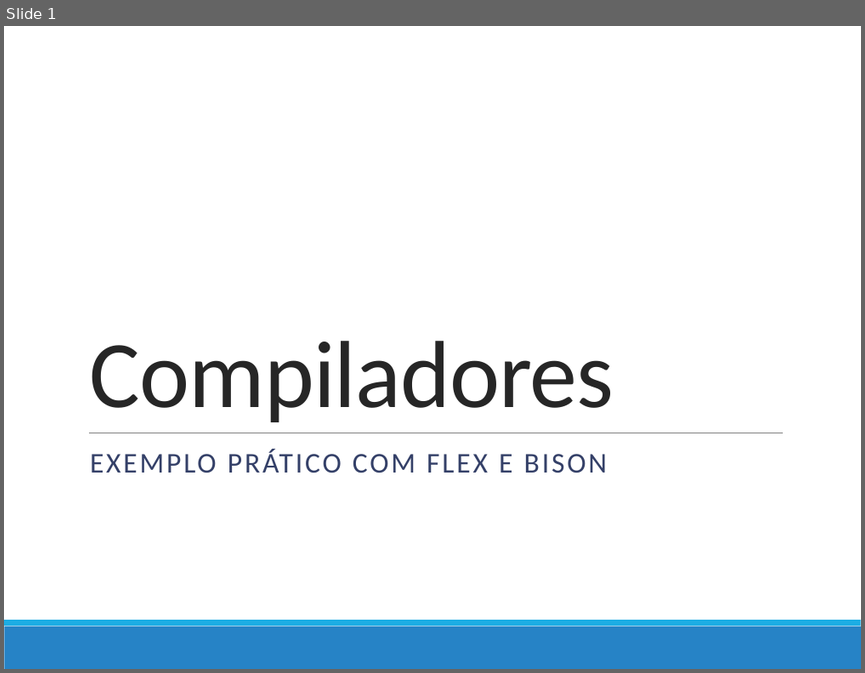
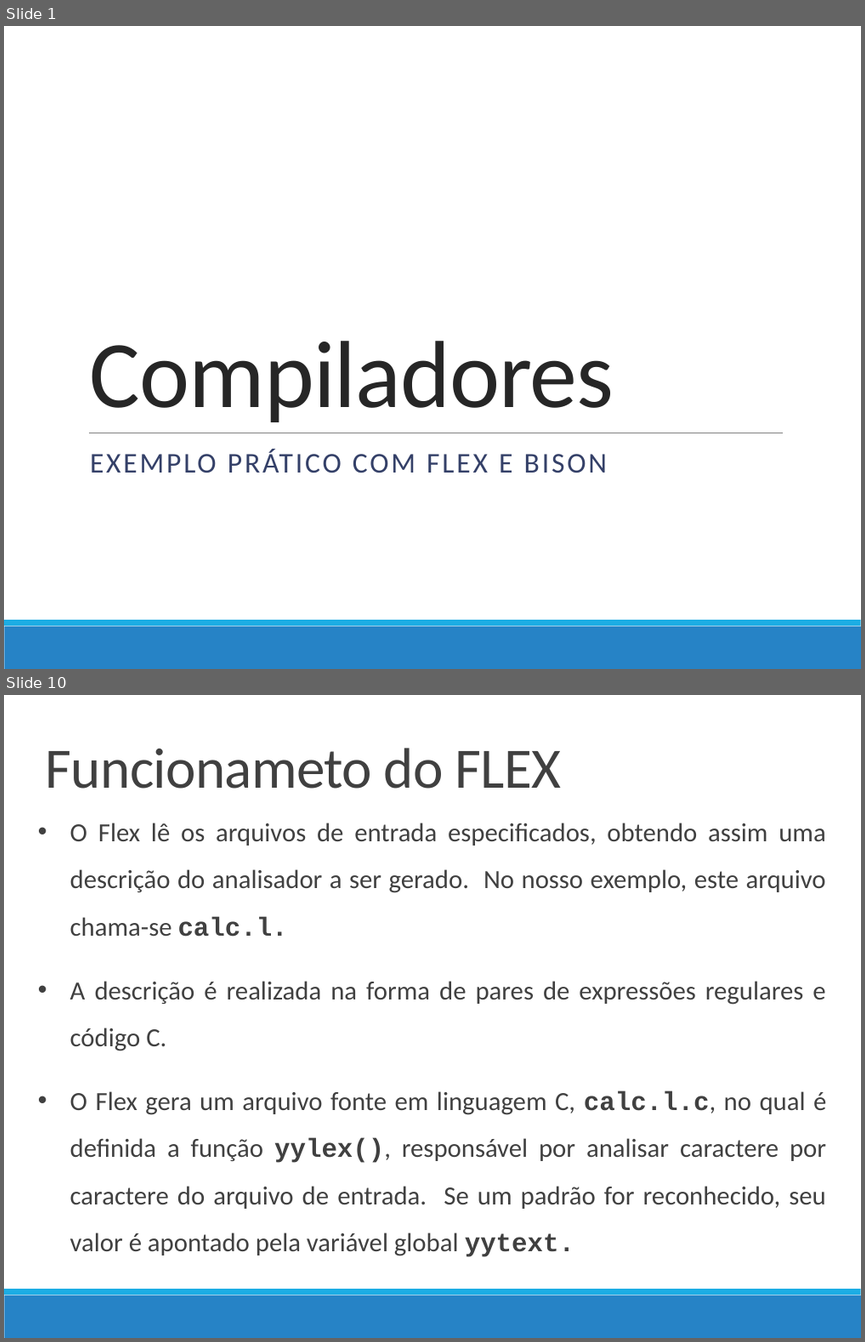
Before and after one commit to darlissonmar/compz-equipe-05-2013-1, a slide deck: trabalho-04/Apresentacao/Apresentacao_Compiladores.pptx. Shown one above the other, each under a label of ours: slide 1 before the commit, slides 1 and 10 after it; the slides between them are not shown. The pictures are 865x673 and 865x1342 pixels, drawn with LibreOffice and Linux fonts; fonts in the diff are those of the drawing. Boxes give left, top, right and bottom in pixels: in the first picture for what was removed or moved away, otherwise in the second. Text is boxed around its words. In the diff, an @@ line names an element or a change of style, - is before the commit and + after.

```diff
--- a/trabalho-04/Apresentacao/Apresentacao_Compiladores.pptx
+++ b/trabalho-04/Apresentacao/Apresentacao_Compiladores.pptx
@@ slide 10 added at (4,695,861,1338), background #FFFFFF; not listed: 2 template elements that a slide beside it also shows @@
@@ text added at (46,748,562,789), 48 pt, text #404040 @@
+Funcionameto do FLEX
@@ text added at (70,823,826,1257), 22 pt, text #404040 @@
+• O Flex lê os arquivos de entrada especificados, obtendo assim uma descrição do analisador a ser gerado. No nosso exemplo, este arquivo chama-se calc.l.
+• A descrição é realizada na forma de pares de expressões regulares e código C.
+• O Flex gera um arquivo fonte em linguagem C, calc.l.c, no qual é definida a função yylex(), responsável por analisar caractere por caractere do arquivo de entrada. Se um padrão for reconhecido, seu valor é apontado pela variável global yytext.
```
Also in this commit, not shown: 37 slides changed, 117 other slides added, 6 slides removed.
